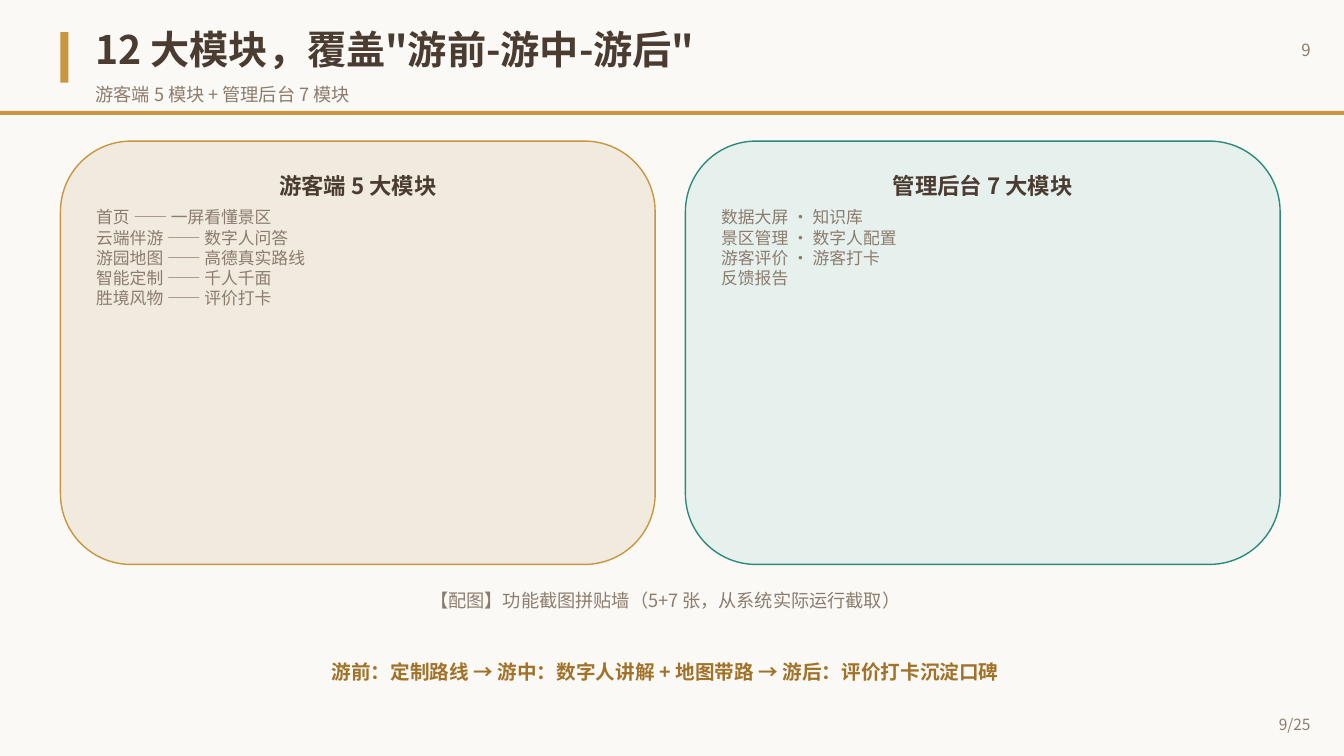
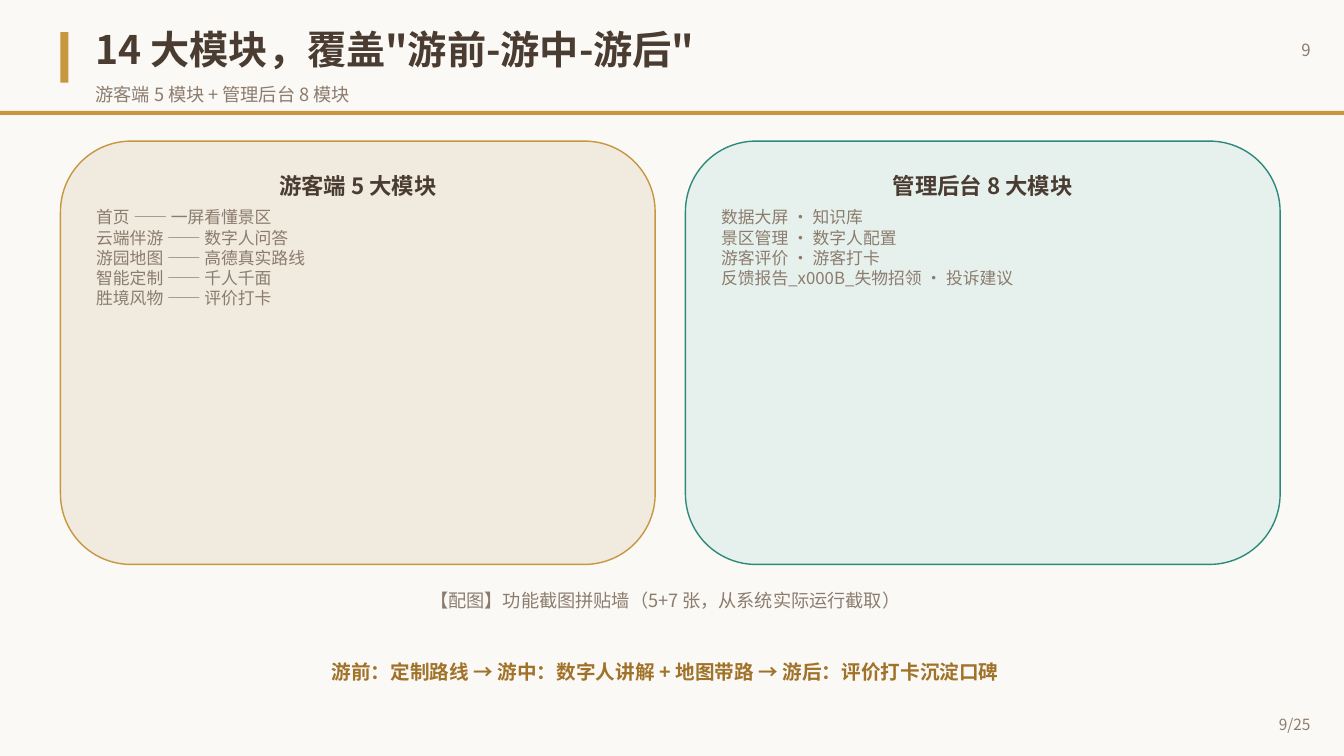
Before and after one commit to LilyTLiu/scenic-digital-human-agent, a slide deck: slide 9 of 灵山胜境AI数字人智能导游系统.pptx. Drawn at 1344x756 pixels with LibreOffice and Linux fonts; fonts in the diff are those of the drawing. Boxes give left, top, right and bottom in pixels: in the first picture for what was removed or moved away, otherwise in the second. Text is boxed around its words. In the diff, an @@ line names an element or a change of style, - is before the commit and + after.

```diff
--- a/灵山胜境AI数字人智能导游系统.pptx
+++ b/灵山胜境AI数字人智能导游系统.pptx
@@ text at [96,30,695,69]: text changed @@
-12 大模块，覆盖"游前-游中-游后"
+14 大模块，覆盖"游前-游中-游后"
@@ text at [96,86,349,103]: text changed @@
-游客端 5 模块 + 管理后台 7 模块
+游客端 5 模块 + 管理后台 8 模块
@@ text in rounded rectangle at [721,175,1073,287]: text changed @@
-管理后台 7 大模块
-数据大屏 · 知识库
-景区管理 · 数字人配置
-游客评价 · 游客打卡
-反馈报告
+管理后台 8 大模块
+数据大屏 · 知识库
+景区管理 · 数字人配置
+游客评价 · 游客打卡
+反馈报告
+失物招领 · 投诉建议
```
Also in this commit, not shown: 2 other slides changed, 2 other files.
